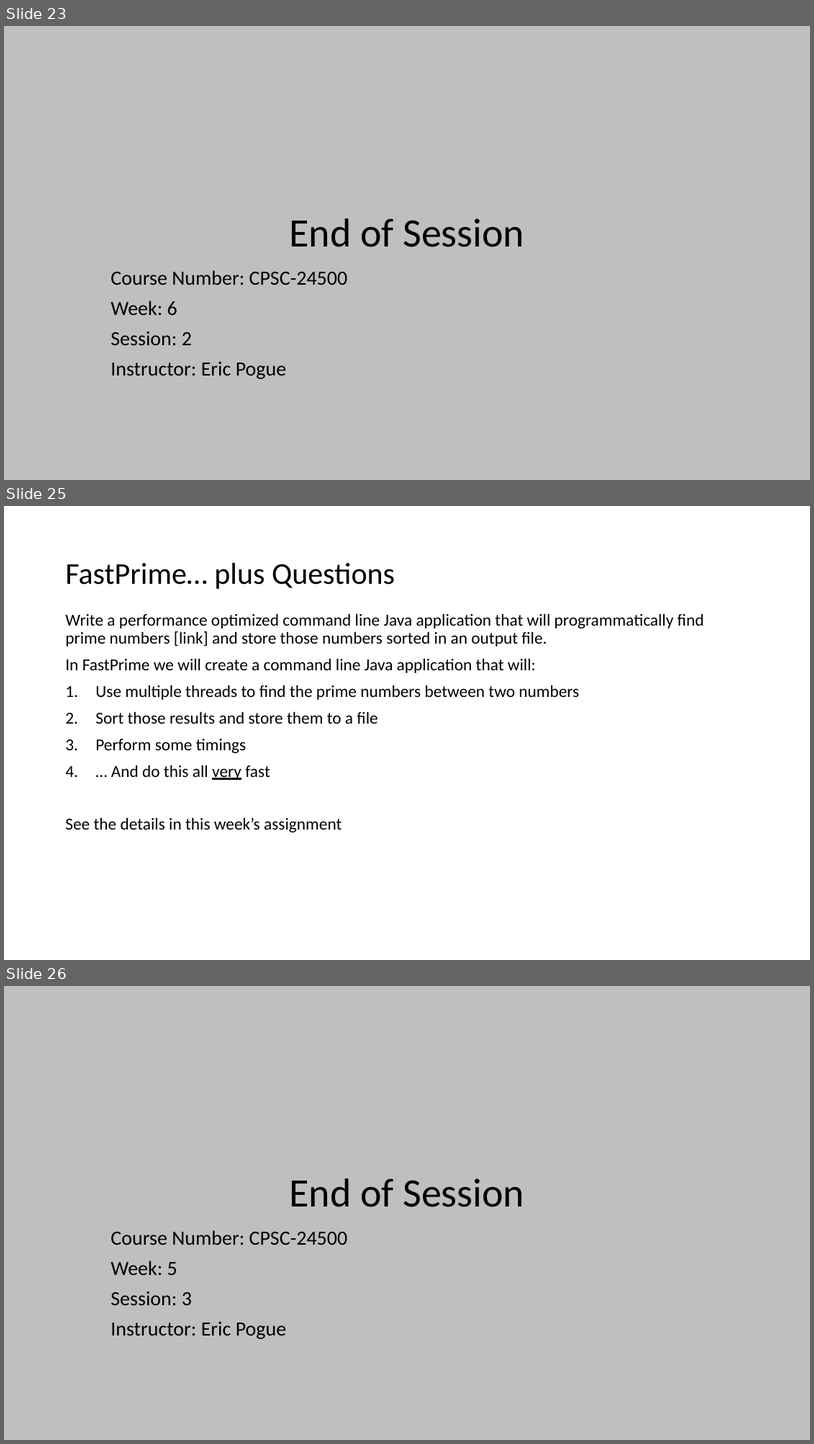
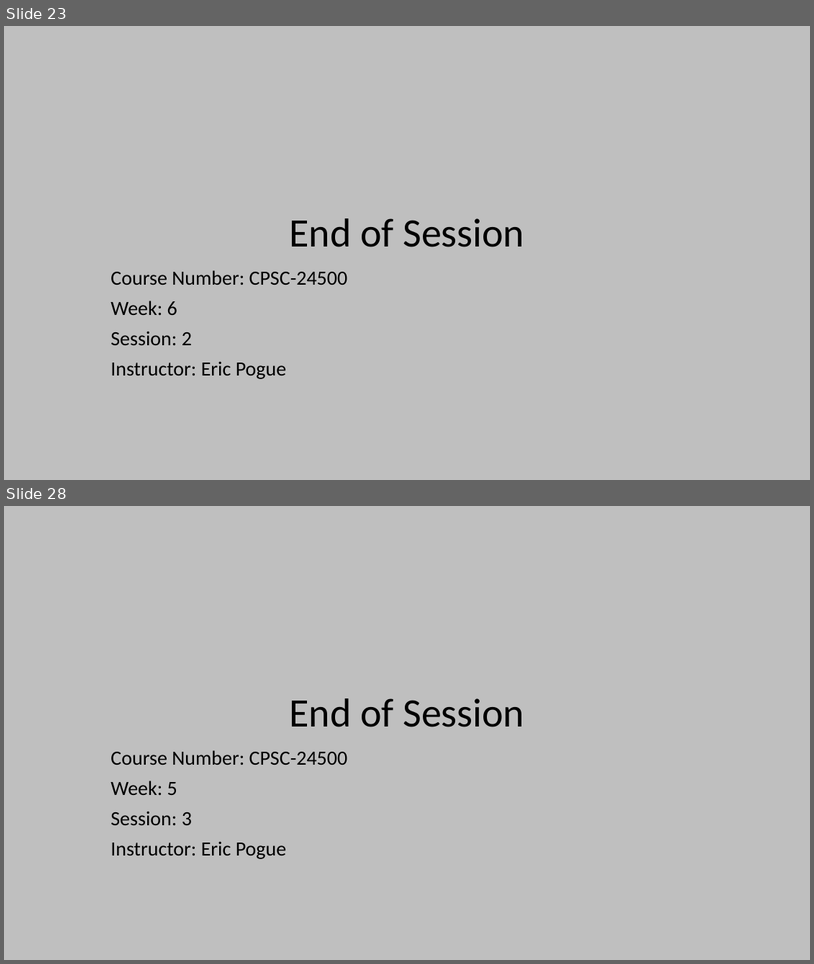
Before and after one commit to EricJPogue/www-epogue-info, a slide deck: CPSC-24500/Week06/2017SpringW06Slides.pptx. Shown one above the other, each under a label of ours: slides 23, 25 and 26 before the commit, slides 23 and 28 after it; the slides between them are not shown. The pictures are 814x1444 and 814x964 pixels, drawn with LibreOffice and Linux fonts; fonts in the diff are those of the drawing. Boxes give left, top, right and bottom in pixels: in the first picture for what was removed or moved away, otherwise in the second. Text is boxed around its words. In the diff, an @@ line names an element or a change of style, - is before the commit and + after.

```diff
--- a/CPSC-24500/Week06/2017SpringW06Slides.pptx
+++ b/CPSC-24500/Week06/2017SpringW06Slides.pptx
@@ slide 25 removed at (x1=4, y1=506, x2=810, y2=960), background #FFFFFF @@
@@ title removed at (x1=65, y1=563, x2=395, y2=589) @@
-FastPrime… plus Questions
@@ text removed at (x1=65, y1=613, x2=705, y2=832) @@
-Write a performance optimized command line Java application that will programmatically find prime numbers [link] and store those numbers sorted in an output file.
-In FastPrime we will create a command line Java application that will:
-1. Use multiple threads to find the prime numbers between two numbers
-2. Sort those results and store them to a file
-3. Perform some timings
-4. … And do this all very fast
-See the details in this week’s assignment
@@ what was slide 26 is now slide 28 @@
```
Also in this commit, not shown: 2 slides changed, 3 slides added, 4 other files.
